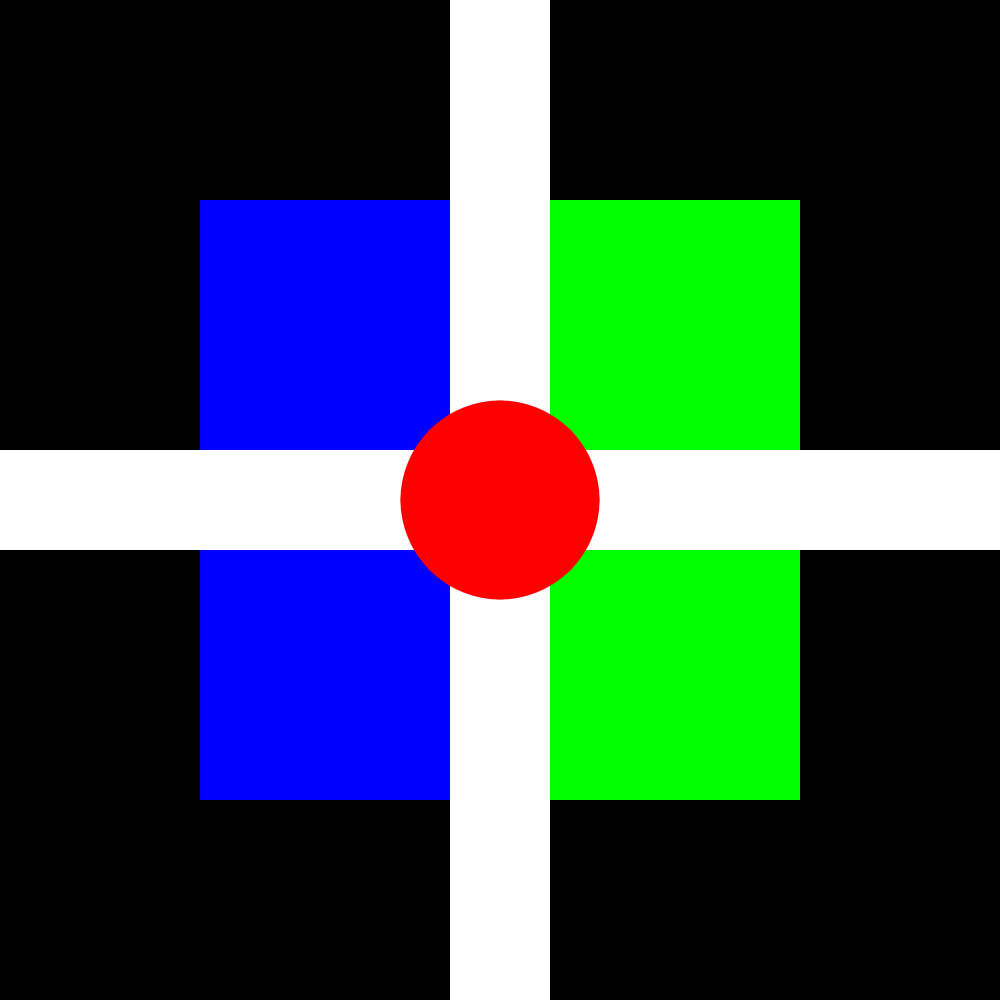
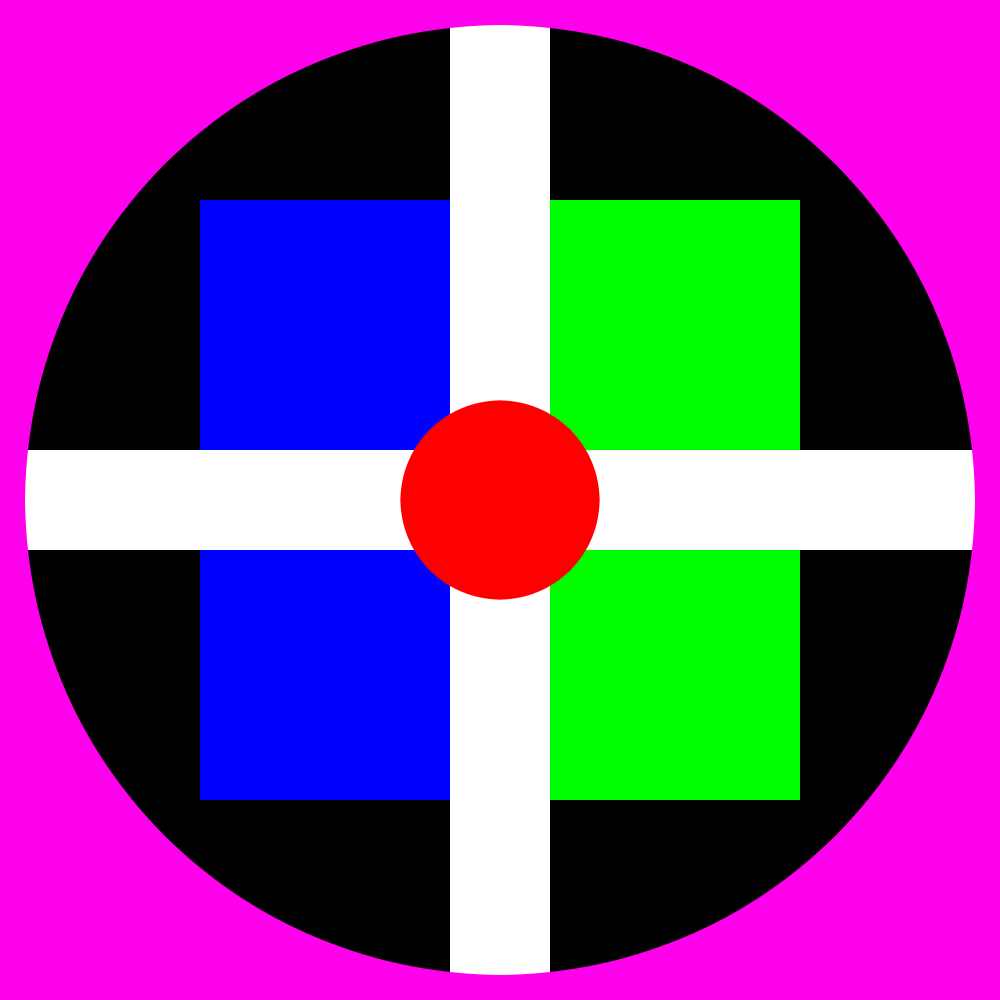
Revision of a layered 1000x1000 image; what changed, layer by layer:
added layer "Ebene #4" above "Ebene #3" over 0, 0, 1000, 1000
